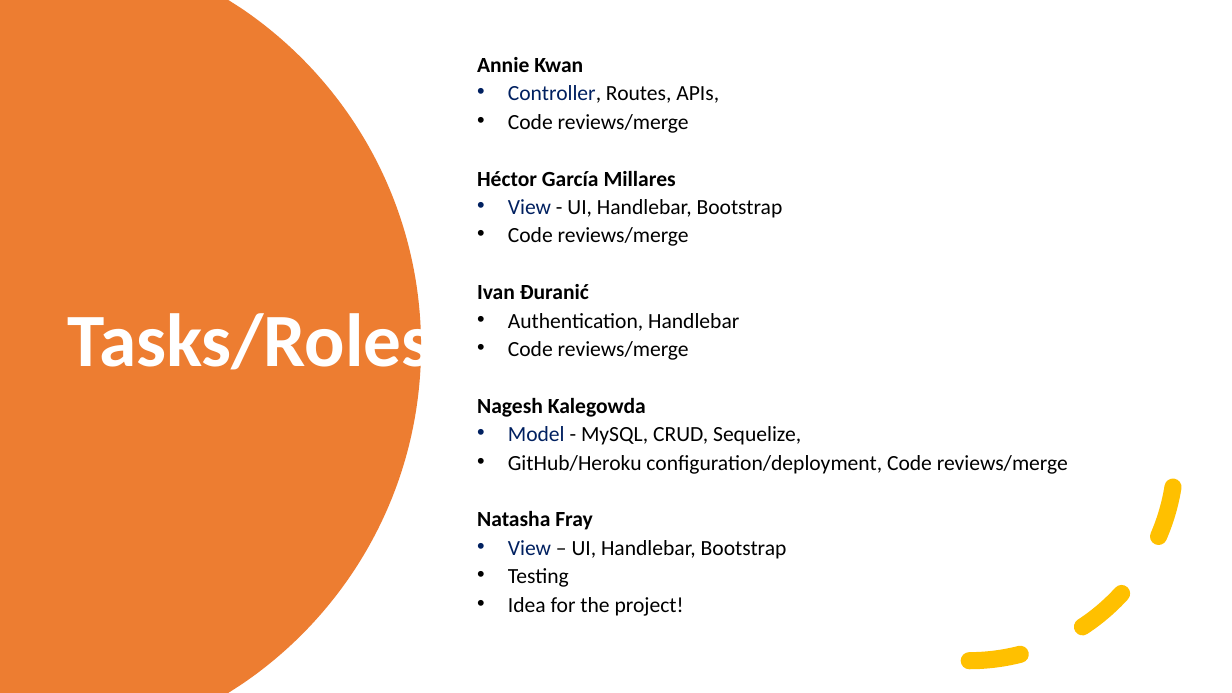
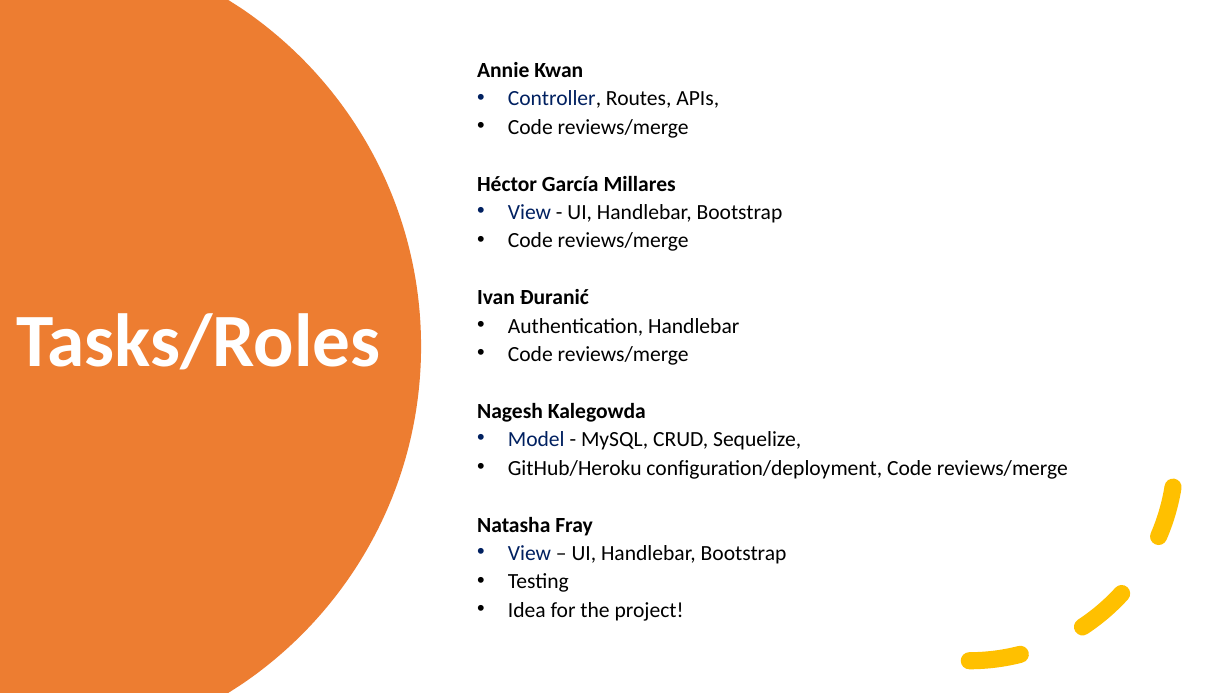
Before and after one commit to nagck/NOVELty, a slide deck: slide 9 of assets/novelty.pptx. Drawn at 1232x693 pixels with LibreOffice and Linux fonts; fonts in the diff are those of the drawing. Boxes give left, top, right and bottom in pixels: in the first picture for what was removed or moved away, otherwise in the second. Text is boxed around its words. In the diff, an @@ line names an element or a change of style, - is before the commit and + after.

```diff
--- a/assets/novelty.pptx
+++ b/assets/novelty.pptx
@@ text "Annie Kwan": place and size @@
-text "Annie Kwan" at box(477, 57, 1068, 616)
+text "Annie Kwan" at box(477, 62, 1068, 621)
@@ title "Tasks/Roles" rewrapped from box(67, 304, 431, 384) to box(16, 313, 380, 370) @@
@@ arc (boxed as its full ellipse) at box(763, 248, 1175, 660): proportions changed; mirrored; rotation 0 to 180 degrees @@
```
Also in this commit, not shown: 11 other slides changed, 2 slides added, 1 slide removed.
